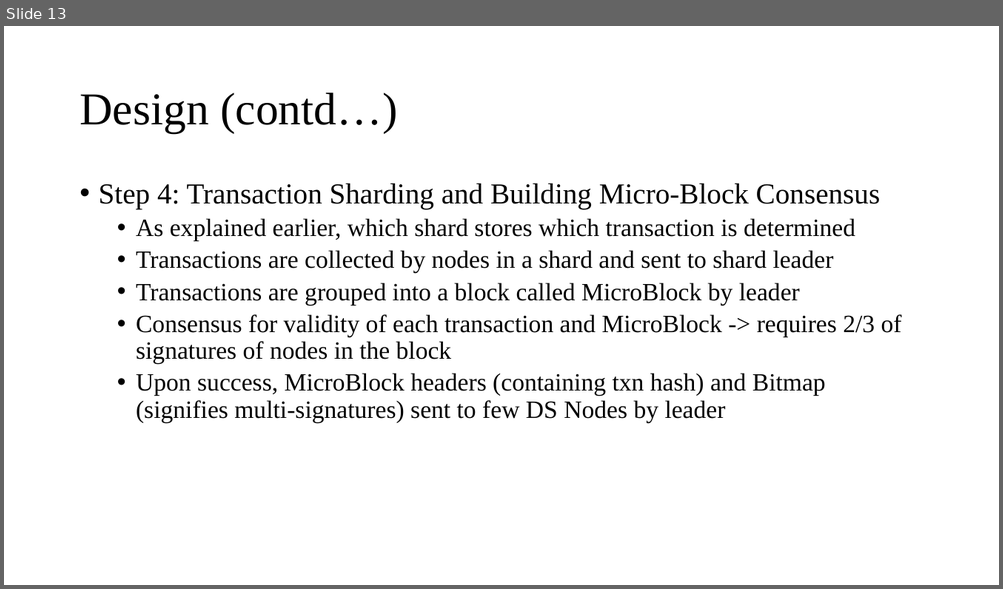
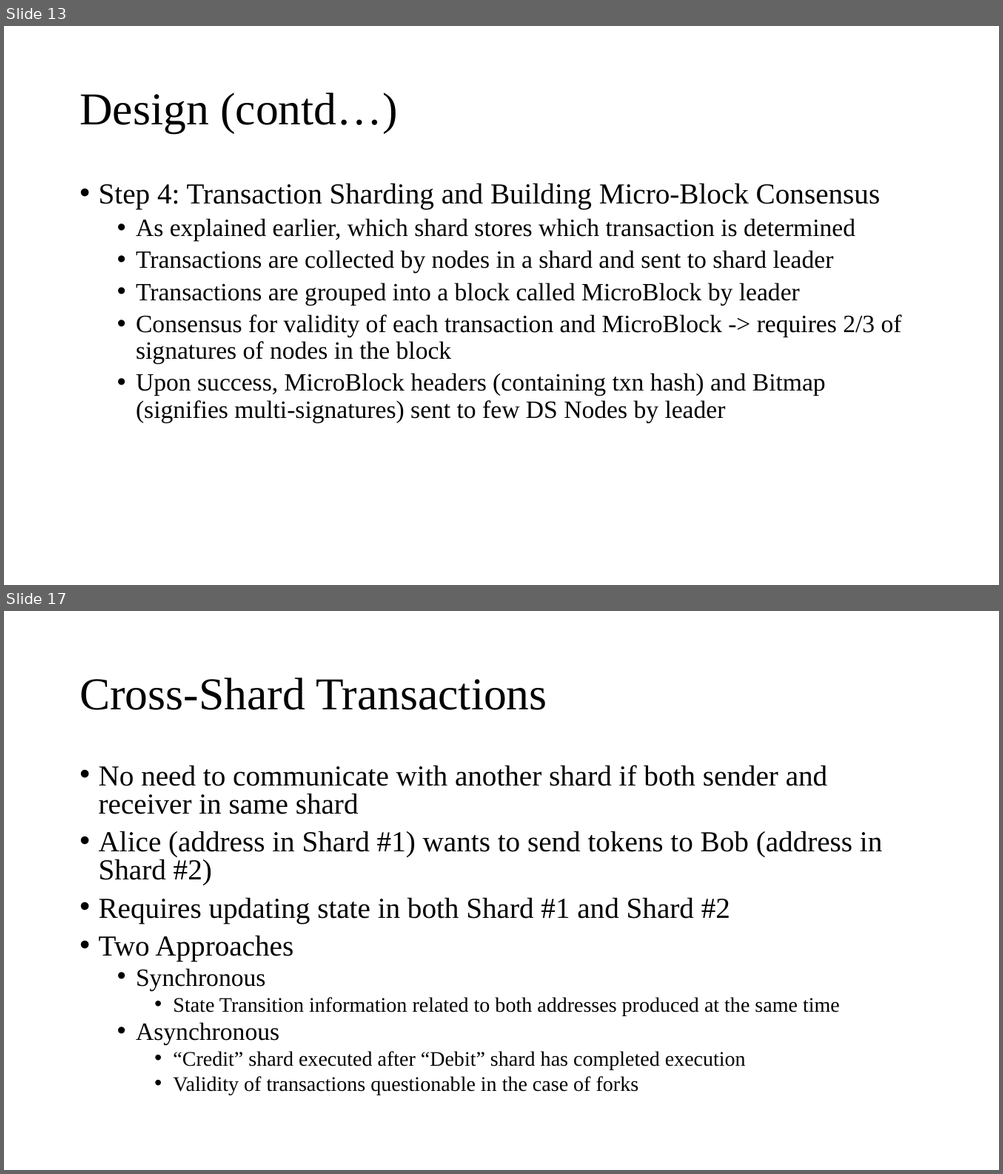
Before and after one commit to Tsajan/2018FallSemPOSTECH, a slide deck: CSED601 Dependable Computing/Sharding.pptx. Shown one above the other, each under a label of ours: slide 13 before the commit, slides 13 and 17 after it; the slides between them are not shown. The pictures are 1003x589 and 1003x1174 pixels, drawn with LibreOffice and Linux fonts; fonts in the diff are those of the drawing. Boxes give left, top, right and bottom in pixels: in the first picture for what was removed or moved away, otherwise in the second. Text is boxed around its words. In the diff, an @@ line names an element or a change of style, - is before the commit and + after.

```diff
--- a/CSED601 Dependable Computing/Sharding.pptx
+++ b/CSED601 Dependable Computing/Sharding.pptx
@@ slide 17 added at (4, 611, 999, 1170), background #FFFFFF @@
@@ title added at (79, 678, 546, 710), 44 pt, text #000000 @@
+Cross-Shard Transactions
@@ text added at (99, 765, 882, 1095), 28 pt, text #000000 @@
+• No need to communicate with another shard if both sender and receiver in same shard
+• Alice (address in Shard #1) wants to send tokens to Bob (address in Shard #2)
+• Requires updating state in both Shard #1 and Shard #2
+• Two Approaches
+  • Synchronous
+    • State Transition information related to both addresses produced at the same time
+  • Asynchronous
+    • “Credit” shard executed after “Debit” shard has completed execution
+    • Validity of transactions questionable in the case of forks
```
Also in this commit, not shown: 11 slides changed, 5 other slides added, 2 other files.
